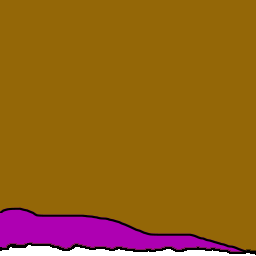
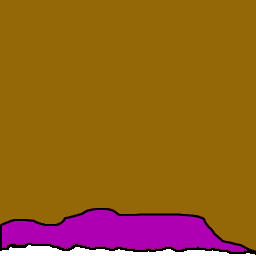
Layered file, before and after one edit (256×256). Changes by layer:
hid "N3XD Right" over [0, 207, 256, 252]
added layer "N3XD Right-New" above "N3XD Left-New" over [0, 207, 256, 252]
